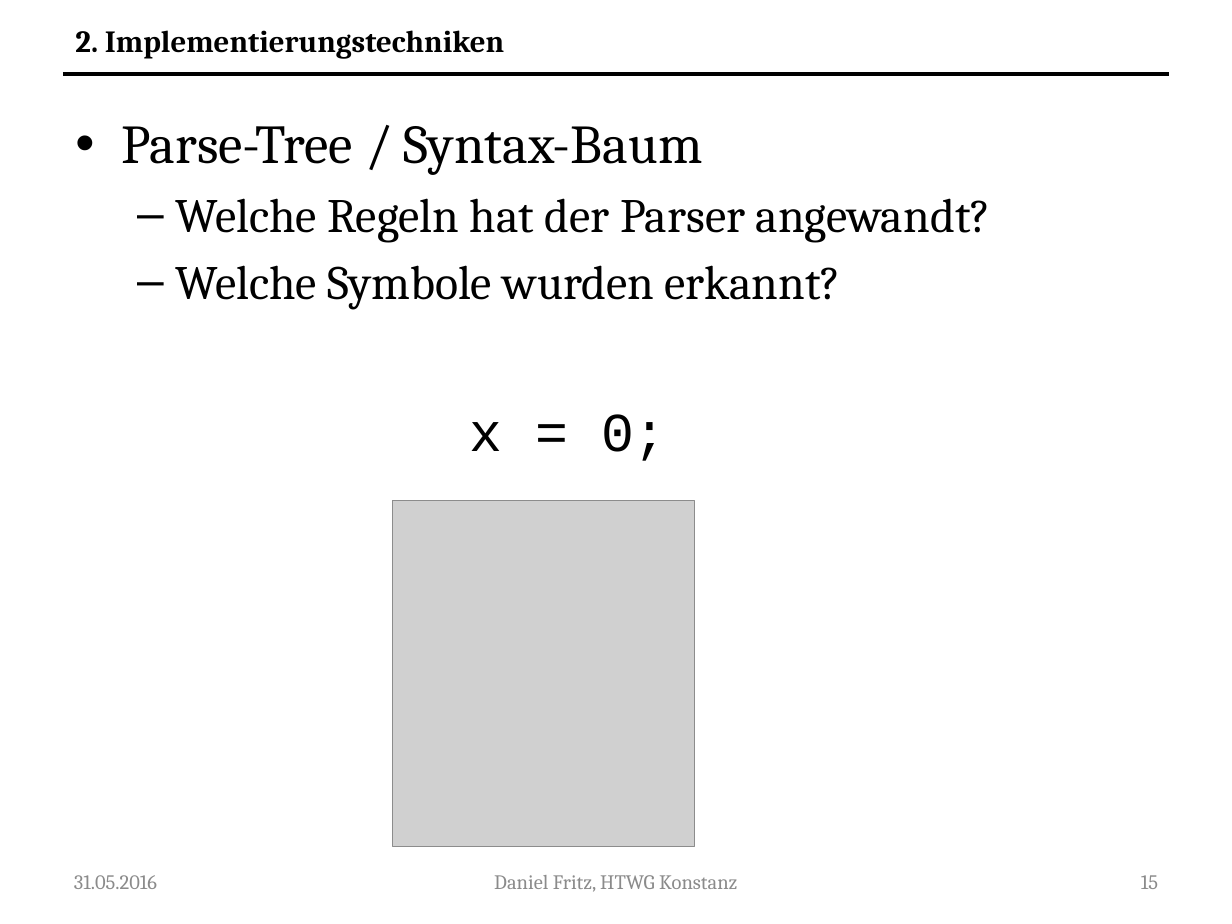
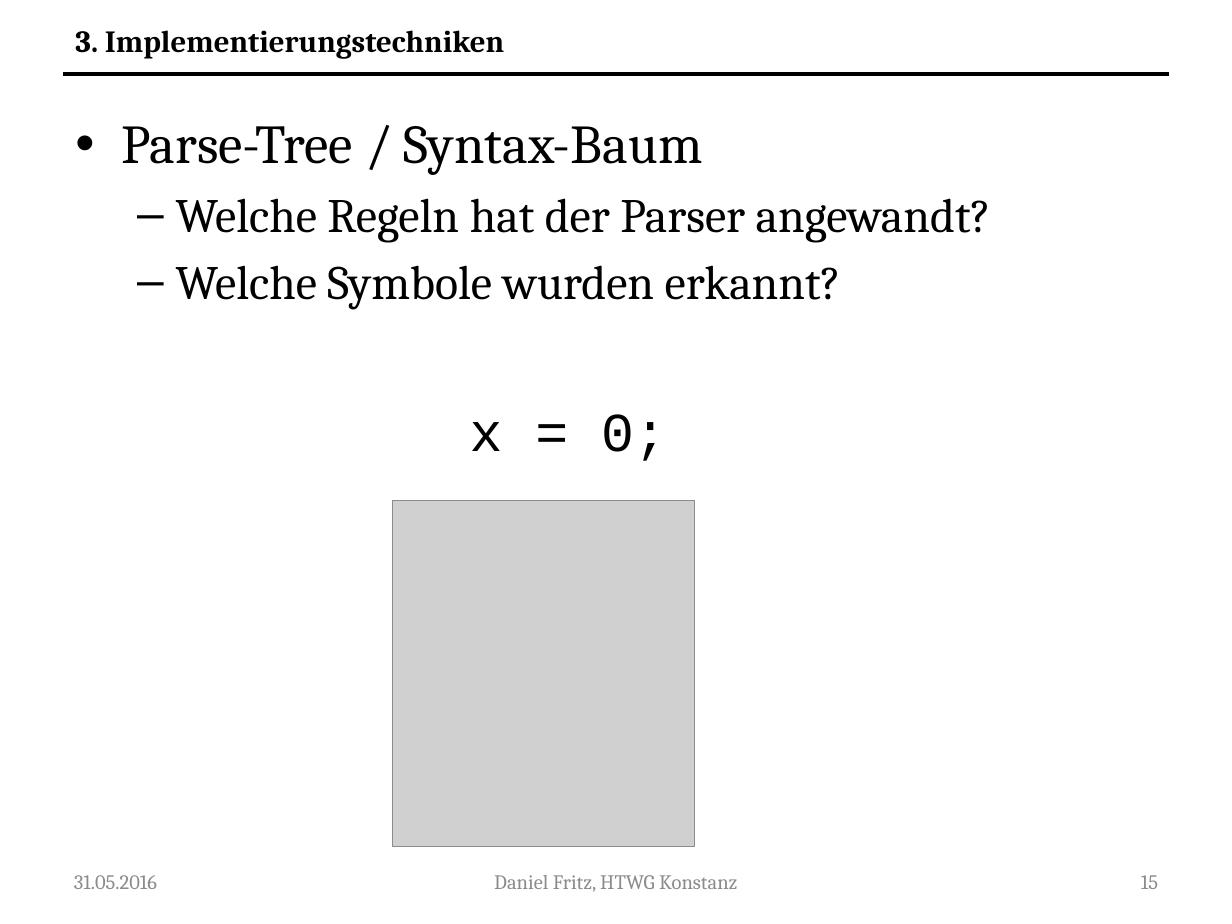
Before and after one commit to Guldenbart/MA, a slide deck: slide 15 of ppt/MA_neu.pptx. Drawn at 1232x924 pixels with LibreOffice and Linux fonts; fonts in the diff are those of the drawing; grey boxes stand for pictures. Boxes give left, top, right and bottom in pixels: in the first picture for what was removed or moved away, otherwise in the second. Text is boxed around its words. In the diff, an @@ line names an element or a change of style, - is before the commit and + after.

```diff
--- a/ppt/MA_neu.pptx
+++ b/ppt/MA_neu.pptx
@@ text at (75,30,504,59): text changed @@
-2. Implementierungstechniken
+3. Implementierungstechniken
```
Also in this commit, not shown: 2 other slides changed.
